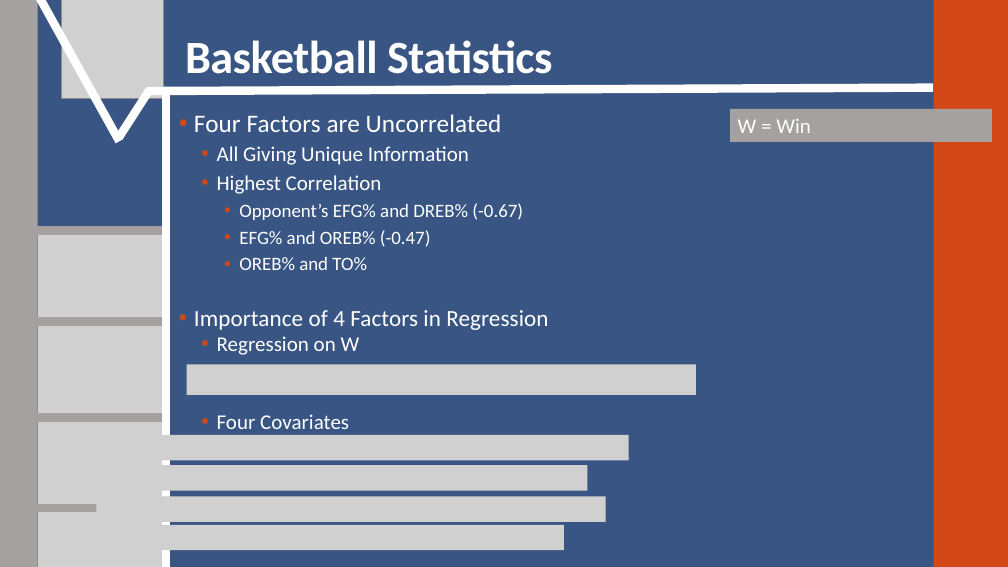
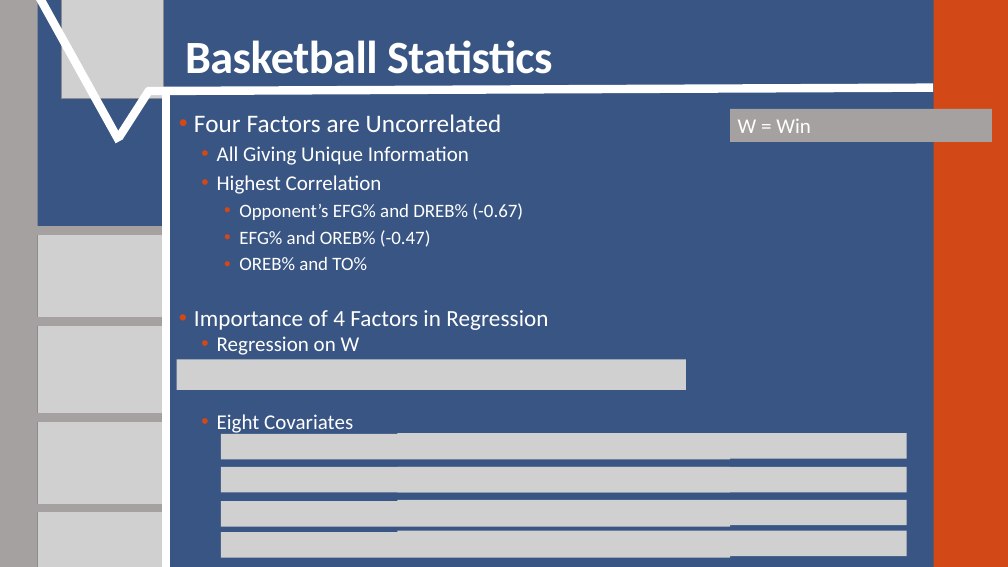
Before and after one commit to SuperMarioGiacomazzo/STOR390_WEBSITE, a slide deck: slide 9 of Slides/Basketball 1/Basketball_1_Lecture.pptx. Drawn at 1008x567 pixels with LibreOffice and Linux fonts; fonts in the diff are those of the drawing; grey boxes stand for pictures. Boxes give left, top, right and bottom in pixels: in the first picture for what was removed or moved away, otherwise in the second. Text is boxed around its words. In the diff, an @@ line names an element or a change of style, - is before the commit and + after.

```diff
--- a/Slides/Basketball 1/Basketball_1_Lecture.pptx
+++ b/Slides/Basketball 1/Basketball_1_Lecture.pptx
@@ picture: place and size @@
-picture at (187,364,696,395)
+picture at (177,359,687,389)
@@ text at (217,414,353,435): text changed @@
-  • Four Covariates
+  • Eight Covariates
@@ picture: place and size @@
-picture at (119,435,629,461)
+picture at (221,434,730,460)
@@ picture added at (398,433,907,459) @@
@@ picture removed at (78,465,588,491) @@
@@ picture added at (221,467,730,493) @@
@@ picture added at (398,467,907,493) @@
@@ picture removed at (96,497,606,523) @@
@@ picture added at (221,501,730,527) @@
@@ picture added at (398,500,907,526) @@
@@ picture removed at (54,525,564,551) @@
@@ picture added at (221,532,730,558) @@
@@ picture added at (398,531,907,557) @@
```
Also in this commit, not shown: 2 other slides changed, 11 other files.
